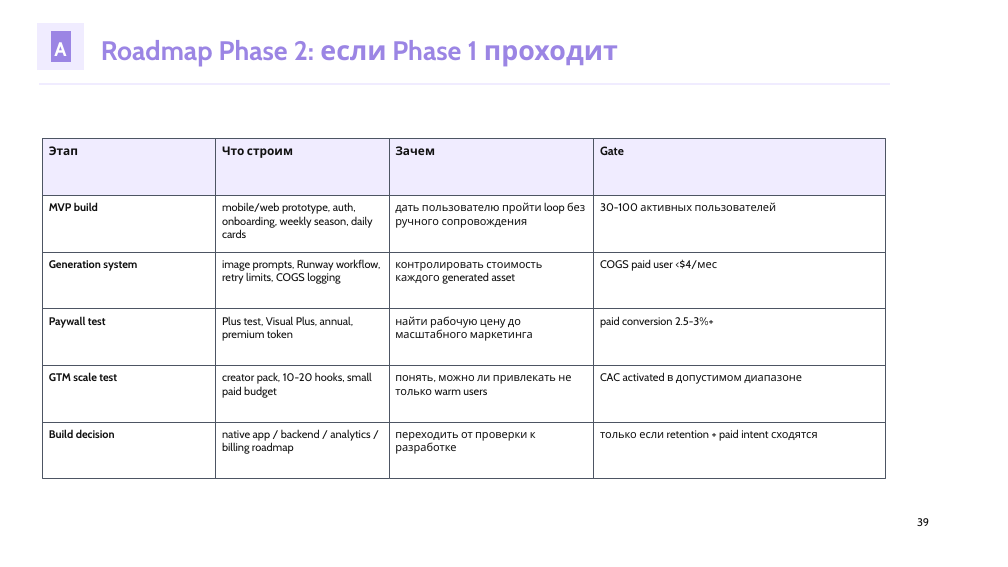
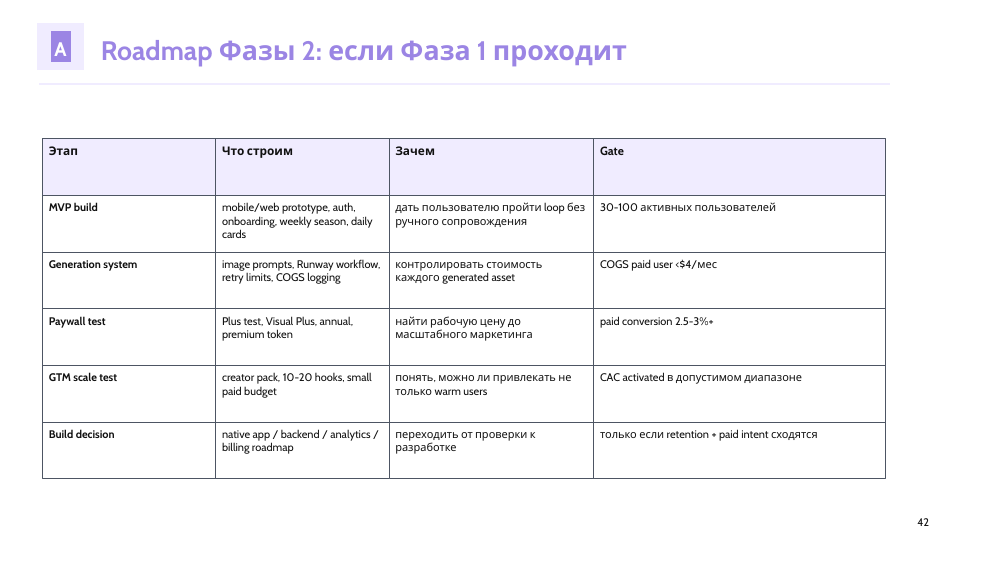
Before and after one commit to kirbudilov01/alina-research, a slide deck: slide 42 of output/pptx/AURA_TRENDVI_STYLE_DECK.pptx (slide 39 before the commit). Drawn at 1008x567 pixels with LibreOffice and Linux fonts; fonts in the diff are those of the drawing. Boxes give left, top, right and bottom in pixels: in the first picture for what was removed or moved away, otherwise in the second. Text is boxed around its words. In the diff, an @@ line names an element or a change of style, - is before the commit and + after.

Commit message:
Expand AURA financial model and phase offer

```diff
--- a/output/pptx/AURA_TRENDVI_STYLE_DECK.pptx
+++ b/output/pptx/AURA_TRENDVI_STYLE_DECK.pptx
@@ text at [101,40,627,67]: text changed @@
-Roadmap Phase 2: если Phase 1 проходит
+Roadmap Фазы 2: если Фаза 1 проходит
@@ text at [917,518,929,526]: text changed @@
-39
+42
```
Also in this commit, not shown: 13 other slides changed, 3 slides added, 4 other files.
